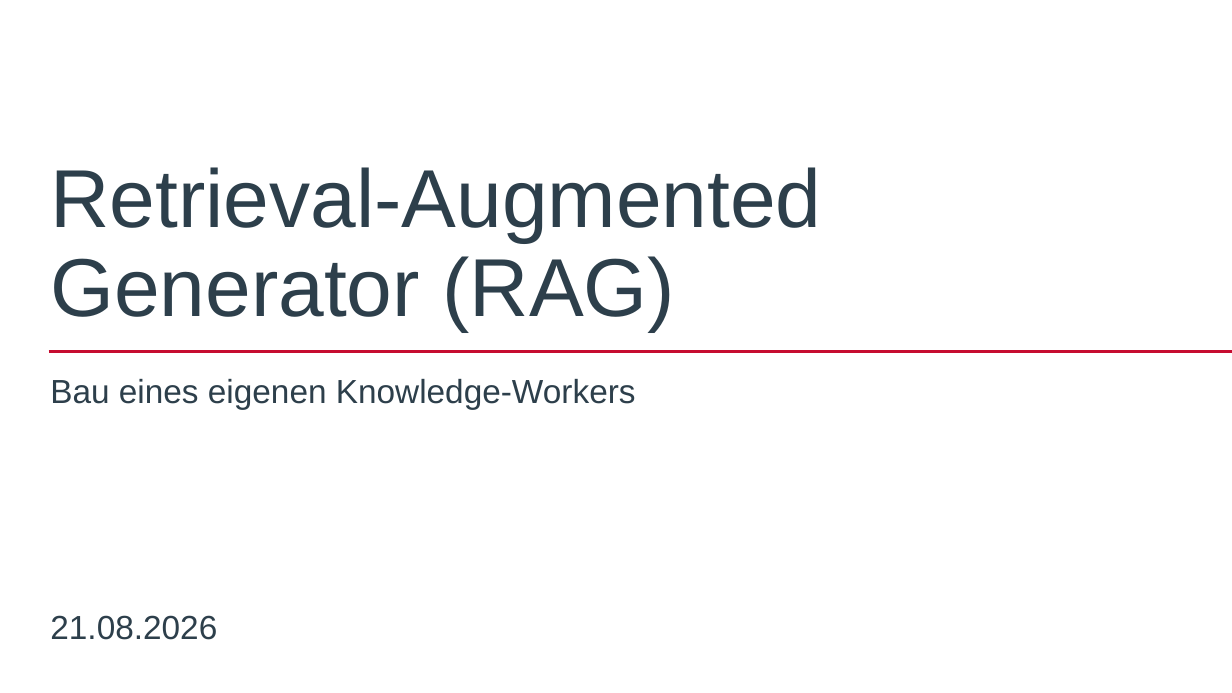
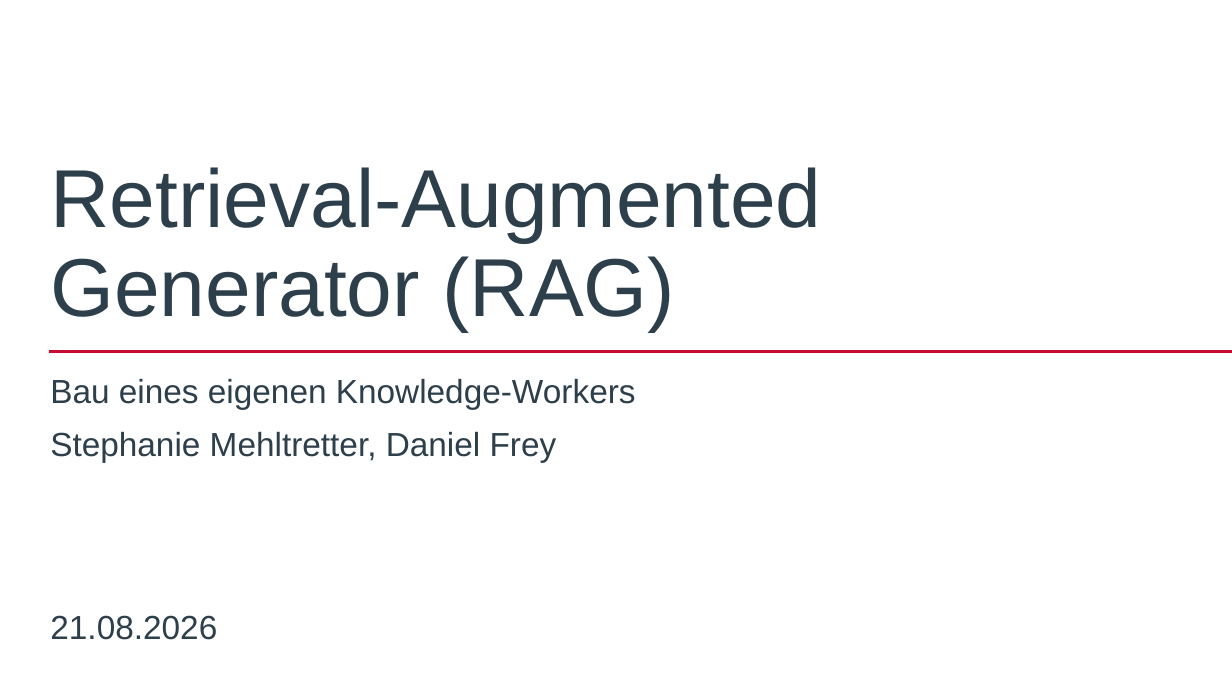
Before and after one commit to AkrosAG/RAG-Workshop, a slide deck: slide 1 of RAG_Workshop.pptx. Drawn at 1232x693 pixels with LibreOffice and Linux fonts; fonts in the diff are those of the drawing; background and template pictures are left out. Boxes give left, top, right and bottom in pixels: in the first picture for what was removed or moved away, otherwise in the second. Text is boxed around its words. In the diff, an @@ line names an element or a change of style, - is before the commit and + after.

```diff
--- a/RAG_Workshop.pptx
+++ b/RAG_Workshop.pptx
@@ text at <box>50,432,557,462</box>: paragraph added @@
+Stephanie Mehltretter, Daniel Frey
```
Also in this commit, not shown: 11 other files.
